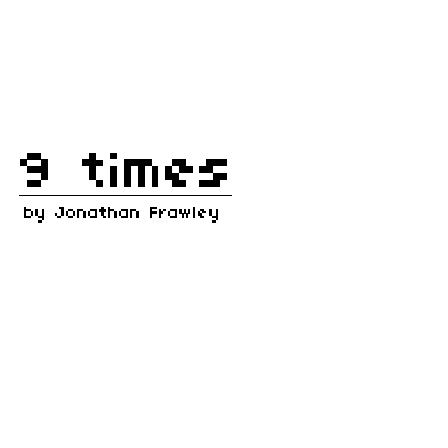
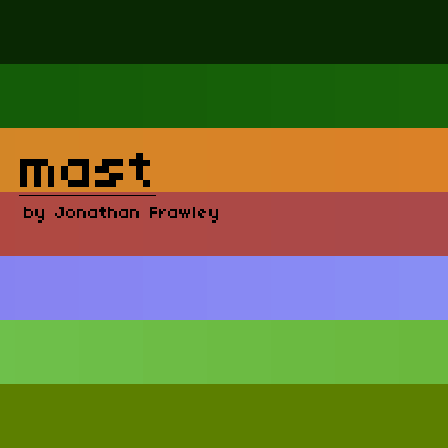
Comparing the layer stacks of the two 448x448 images. Changes:
renamed "9 times" to "mast", painted on it over [19, 153, 232, 196]
painted on "Background" over [0, 0, 448, 448]
